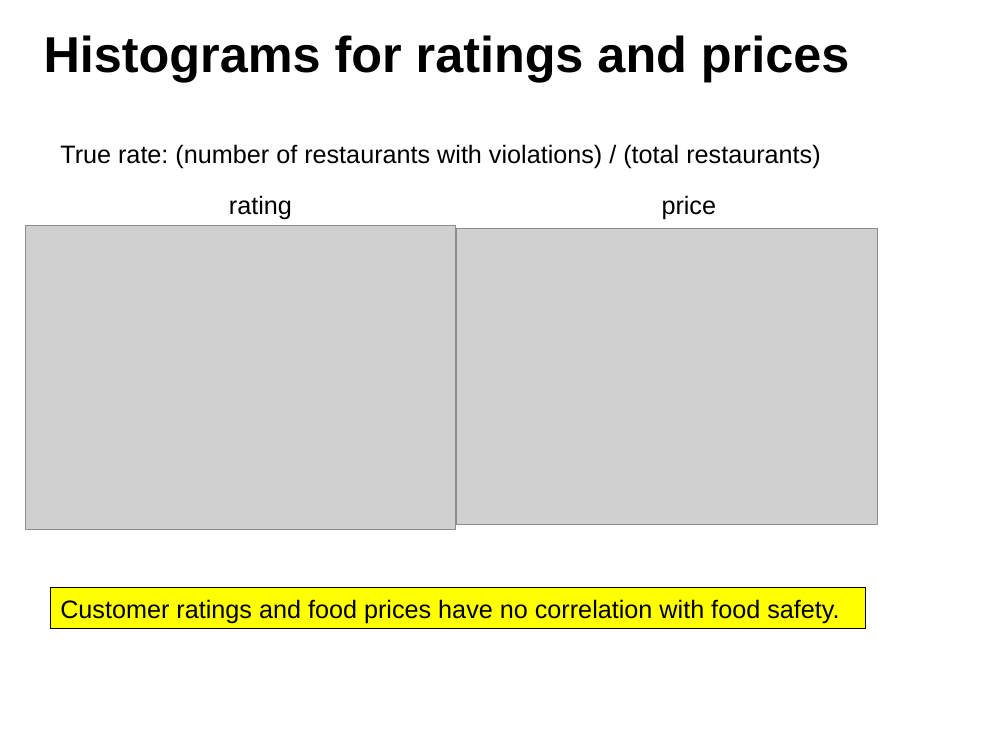
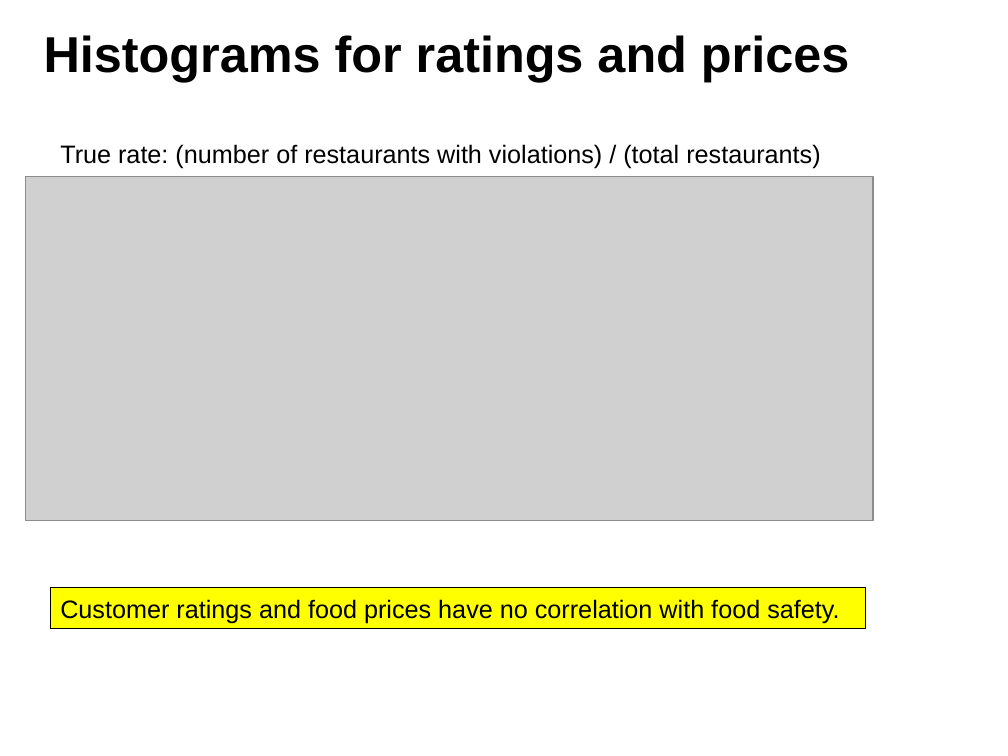
Before and after one commit to ggigaev/SFeaters, a slide deck: slide 15 of ppt/SFeaters_Final.pptx (slide 7 before the commit). Drawn at 1008x756 pixels with LibreOffice and Linux fonts; fonts in the diff are those of the drawing; grey boxes stand for pictures; background and template pictures are left out. Boxes give left, top, right and bottom in pixels: in the first picture for what was removed or moved away, otherwise in the second. Text is boxed around its words. In the diff, an @@ line names an element or a change of style, - is before the commit and + after.

```diff
--- a/ppt/SFeaters_Final.pptx
+++ b/ppt/SFeaters_Final.pptx
@@ picture added at box(26, 176, 873, 521) @@
@@ text removed at box(229, 195, 292, 219) @@
-rating
@@ text removed at box(662, 195, 717, 219) @@
-price
@@ picture removed at box(25, 226, 456, 529) @@
@@ picture removed at box(457, 229, 878, 524) @@
```
Also in this commit, not shown: 5 other slides changed, 1 slide added, 18 slides removed, 18 other files.
